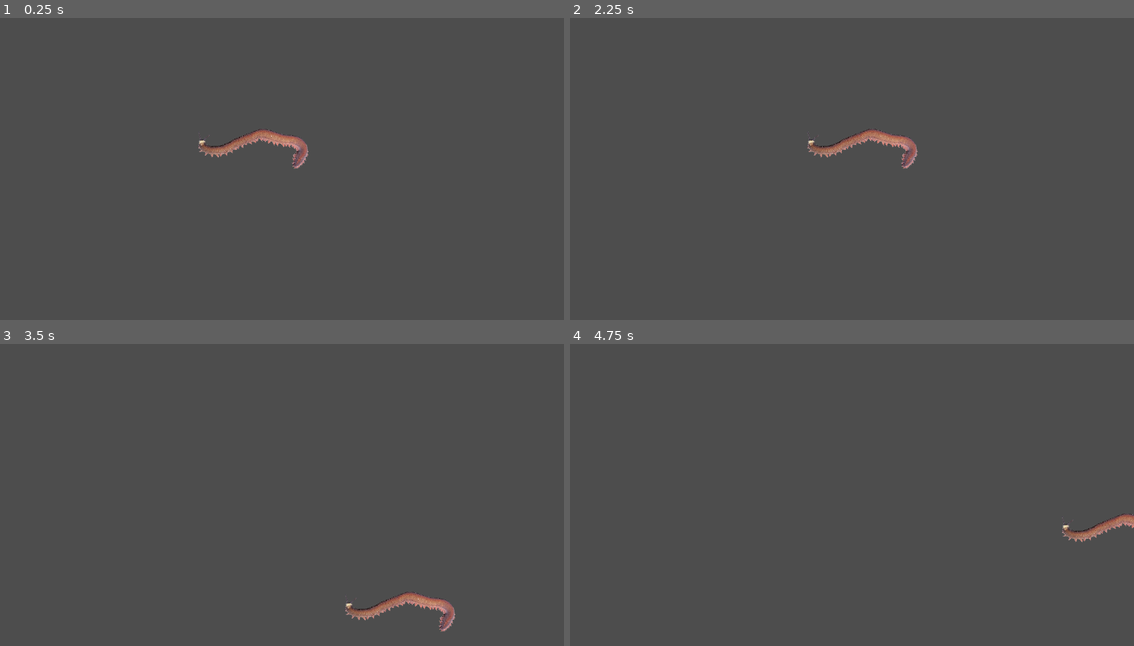
Above: before the commit, frames 1-4 (two rows, left to right).
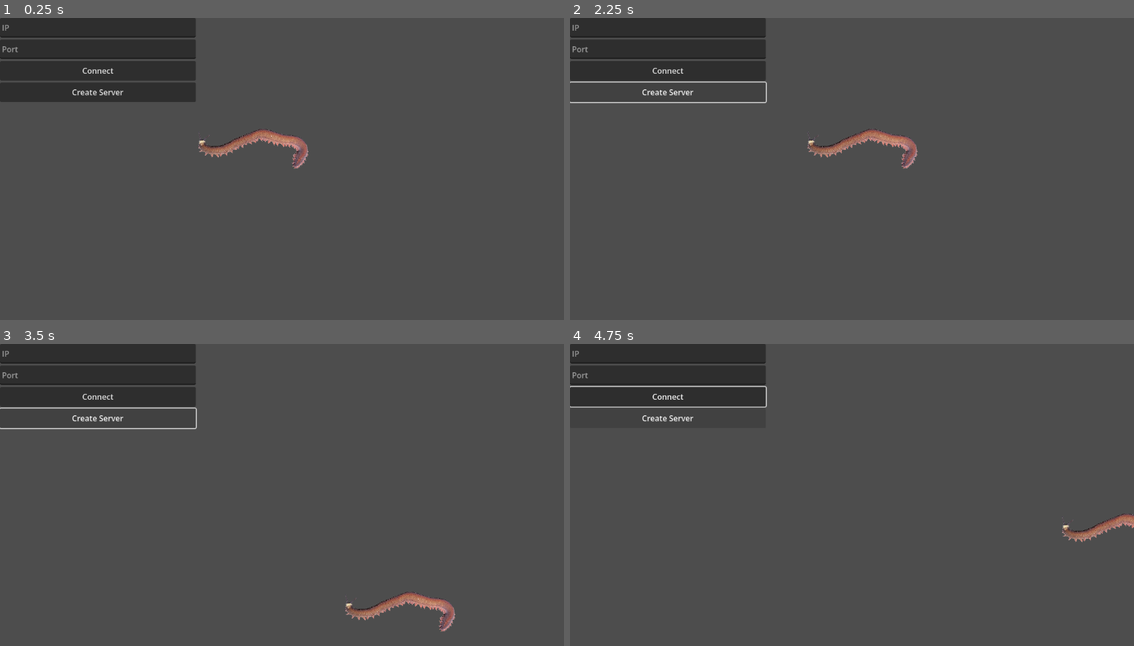
Above: after the commit, the same moments.

Repository: twright1999/godot_mp
Game: Godot game, scene res://scenes/world/world.tscn
Two runs of this game, one before a commit and one after it. Both use one fixed random seed, a clock stepped at 60 frames per second and the inputs below. Before the commit the project starts from res://scenes/world.tscn.
Inputs (mouse positions are in pixels of both pictures, inside the frame that each line leads up to):
- Up to frame 1 (0.25 s): no input
- Up to frame 2 (2.25 s): click (665, 69) at 0.5 s, where only the run after the commit has a clickable "Connect"; click (665, 93) at 1.25 s, where only the run after the commit has a clickable "Create Server"; hold Right (ui_right) from 2.03 s (still down)
- Up to frame 3 (3.5 s): release Right (ui_right) at 2.78 s; hold Down (ui_down) from 2.78 s (still down)
- Up to frame 4 (4.75 s): release Down (ui_down) at 3.53 s; hold Right (ui_right) 3.53-4.28 s; hold Up (ui_up) from 4.28 s (still down)

The runs differ from the first frame. In frame 1, 8.8% of the frame differs, in the area x 0-35%, y 0-28%; in frame 2, 7.1%; in frame 3, 7.1%; in frame 4, 6.9%.
Error after the commit: Invalid type in function 'create_client' in base 'ENetMultiplayerPeer'. Cannot convert argument 2 from String to int. (res://scenes/world/ui.gd:30)

Commit message:
Create multiplayer functionality in UI

Diff:
--- a/icon.svg
+++ /dev/null
@@ -1 +0,0 @@
-<svg xmlns="http://www.w3.org/2000/svg" width="128" height="128"><rect width="124" height="124" x="2" y="2" fill="#363d52" stroke="#212532" stroke-width="4" rx="14"/><g fill="#fff" transform="translate(12.322 12.322)scale(.101)"><path d="M105 673v33q407 354 814 0v-33z"/><path fill="#478cbf" d="m105 673 152 14q12 1 15 14l4 67 132 10 8-61q2-11 15-15h162q13 4 15 15l8 61 132-10 4-67q3-13 15-14l152-14V427q30-39 56-81-35-59-83-108-43 20-82 47-40-37-88-64 7-51 8-102-59-28-123-42-26 43-46 89-49-7-98 0-20-46-46-89-64 14-123 42 1 51 8 102-48 27-88 64-39-27-82-47-48 49-83 108 26 42 56 81zm0 33v39c0 276 813 276 814 0v-39l-134 12-5 69q-2 10-14 13l-162 11q-12 0-16-11l-10-65H446l-10 65q-4 11-16 11l-162-11q-12-3-14-13l-5-69z"/><path d="M483 600c0 34 58 34 58 0v-86c0-34-58-34-58 0z"/><circle cx="725" cy="526" r="90"/><circle cx="299" cy="526" r="90"/></g><g fill="#414042" transform="translate(12.322 12.322)scale(.101)"><circle cx="307" cy="532" r="60"/><circle cx="717" cy="532" r="60"/></g></svg>
--- a/project.godot
+++ b/project.godot
@@ -17,7 +17,6 @@
 config/name="godot_mp"
 run/main_scene="uid://boj0wppufg7fr"
 config/features=PackedStringArray("4.6", "Forward Plus")
-config/icon="res://icon.svg"
 
 [file_customization]
 
--- a/scenes/player/player.tscn
+++ b/scenes/player/player.tscn
@@ -1,6 +1,6 @@
 [gd_scene format=3 uid="uid://dq4qruwv6gpv5"]
 
-[ext_resource type="Texture2D" uid="uid://bv84mn0k843wy" path="res://assets/sprites/Velvet_worm.png" id="1_3vyb7"]
+[ext_resource type="Texture2D" uid="uid://bv84mn0k843wy" path="res://assets/sprites/velvet_worm.png" id="1_3vyb7"]
 [ext_resource type="Script" uid="uid://bvvb21bnar2lp" path="res://scenes/player/player.gd" id="1_dovo2"]
 
 [sub_resource type="CapsuleShape2D" id="CapsuleShape2D_3vyb7"]
--- a/scenes/world.tscn
+++ /dev/null
@@ -1,8 +0,0 @@
-[gd_scene format=3 uid="uid://boj0wppufg7fr"]
-
-[ext_resource type="PackedScene" uid="uid://dq4qruwv6gpv5" path="res://scenes/player/player.tscn" id="1_nnsk1"]
-
-[node name="World" type="Node2D" unique_id=2104433121]
-
-[node name="Player" parent="." unique_id=1149543114 instance=ExtResource("1_nnsk1")]
-position = Vector2(516, 261)
--- /dev/null
+++ b/scenes/world/ui.gd
@@ -0,0 +1,32 @@
+extends VBoxContainer
+
+
+
+
+func _on_connect_button_pressed() -> void:
+	join_server($TextEntryIP.text, $TextEntryPort.text)
+
+func _on_create_server_button_pressed() -> void:
+	create_server()
+
+func create_server() -> void:
+	var peer = ENetMultiplayerPeer.new()
+	var success = peer.create_server(25565)
+	print(success)
+	multiplayer.multiplayer_peer = peer
+
+	multiplayer.peer_connected.connect(
+		func(peer_id: int) -> void:
+			print(peer_id)
+	)
+
+	multiplayer.peer_disconnected.connect(
+		func(peer_id: int) -> void:
+			print(peer_id, "has left")
+	)
+
+func join_server(ip, port) -> void:
+	var peer = ENetMultiplayerPeer.new()
+	var success = peer.create_client(ip, port)
+	print(success)
+	multiplayer.multiplayer_peer = peer
--- /dev/null
+++ b/scenes/world/ui.tscn
@@ -0,0 +1,33 @@
+[gd_scene format=3 uid="uid://dpqbr3mvbqvdp"]
+
+[ext_resource type="Script" uid="uid://cjd3e2wqhml5g" path="res://scenes/world/ui.gd" id="1_qctfa"]
+
+[node name="UI" type="VBoxContainer" unique_id=1160671851]
+custom_minimum_size = Vector2(400, 0)
+offset_right = 40.0
+offset_bottom = 40.0
+script = ExtResource("1_qctfa")
+
+[node name="TextEntryIP" type="TextEdit" parent="." unique_id=404329461]
+custom_minimum_size = Vector2(0, 40)
+layout_mode = 2
+placeholder_text = "IP"
+
+[node name="TextEntryPort" type="TextEdit" parent="." unique_id=1259451989]
+custom_minimum_size = Vector2(0, 40)
+layout_mode = 2
+placeholder_text = "Port"
+
+[node name="ConnectButton" type="Button" parent="." unique_id=1208913592]
+custom_minimum_size = Vector2(0, 40)
+layout_mode = 2
+text = "Connect
+"
+
+[node name="CreateServerButton" type="Button" parent="." unique_id=428846896]
+custom_minimum_size = Vector2(0, 40)
+layout_mode = 2
+text = "Create Server"
+
+[connection signal="pressed" from="ConnectButton" to="." method="_on_connect_button_pressed"]
+[connection signal="pressed" from="CreateServerButton" to="." method="_on_create_server_button_pressed"]
--- /dev/null
+++ b/scenes/world/world.tscn
@@ -0,0 +1,11 @@
+[gd_scene format=3 uid="uid://boj0wppufg7fr"]
+
+[ext_resource type="PackedScene" uid="uid://dq4qruwv6gpv5" path="res://scenes/player/player.tscn" id="1_dphjl"]
+[ext_resource type="PackedScene" uid="uid://dpqbr3mvbqvdp" path="res://scenes/world/ui.tscn" id="2_sl2e5"]
+
+[node name="World" type="Node2D" unique_id=2104433121]
+
+[node name="Player" parent="." unique_id=1149543114 instance=ExtResource("1_dphjl")]
+position = Vector2(516, 261)
+
+[node name="UI" parent="." unique_id=1160671851 instance=ExtResource("2_sl2e5")]
Not shown, changed: assets/sprites/Velvet_worm.png.import
Not shown, removed: icon.svg.import
Not shown, added: scenes/world/ui.gd.uid
